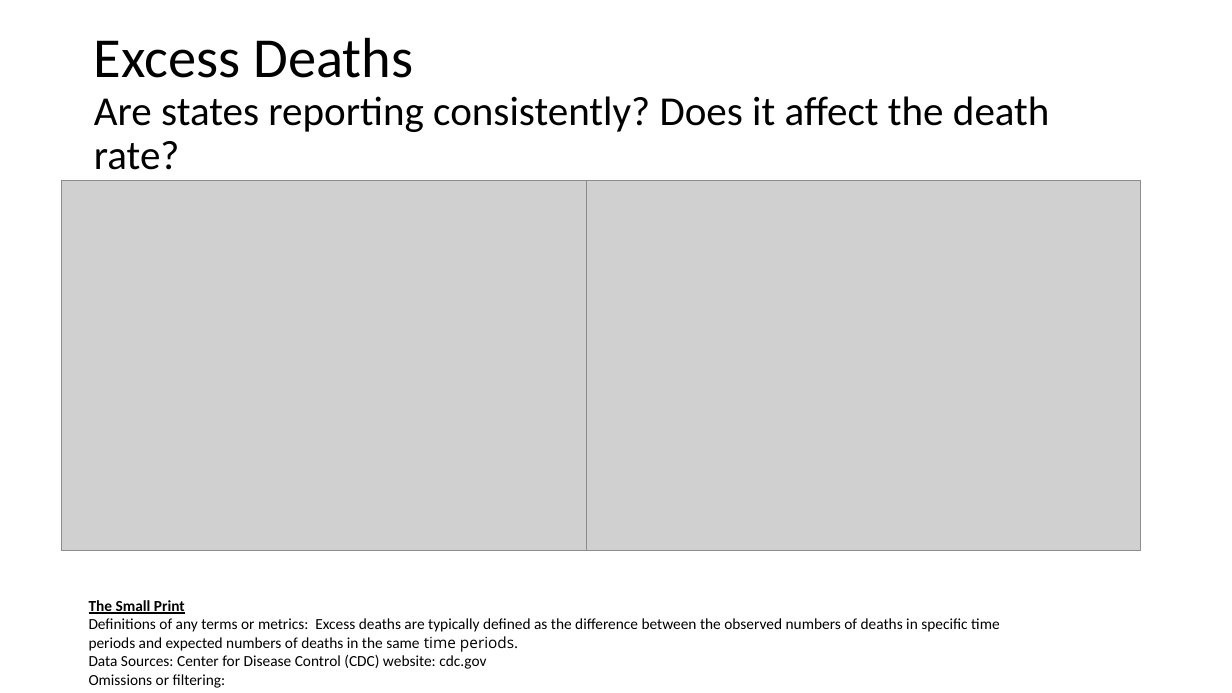
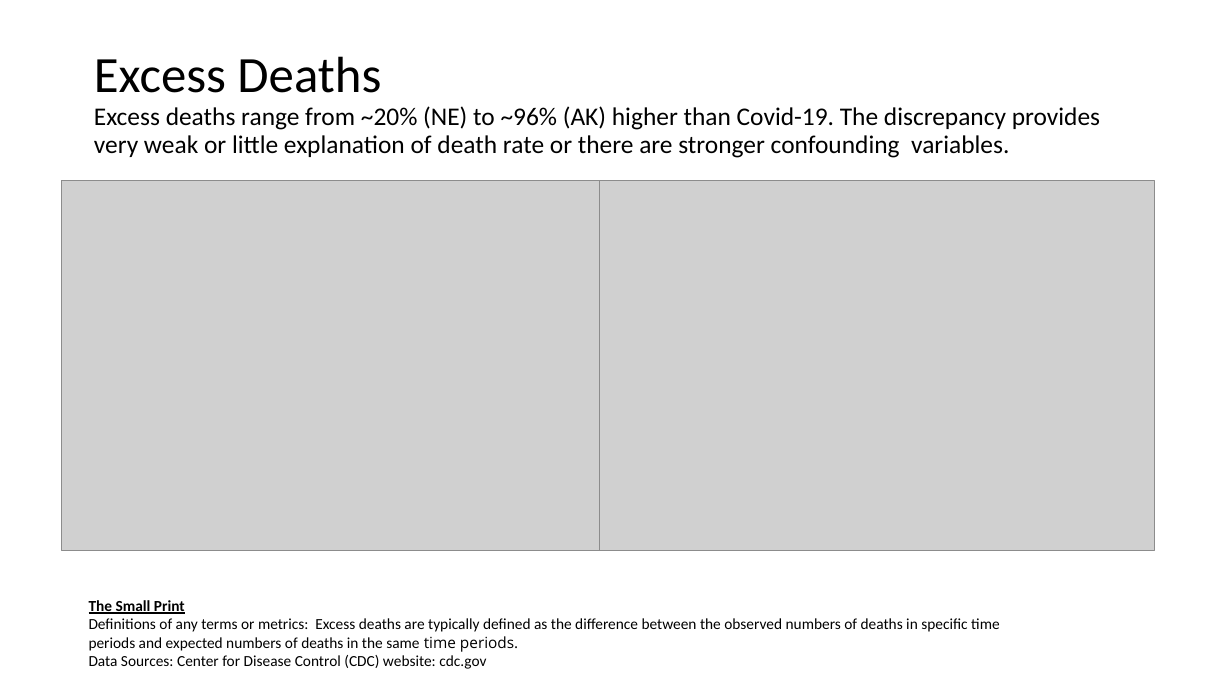
Before and after one commit to jenniecinelli/project_one, a slide deck: slide 7 of Folder0/Presentation.pptx. Drawn at 1232x693 pixels with LibreOffice and Linux fonts; fonts in the diff are those of the drawing; grey boxes stand for pictures. Boxes give left, top, right and bottom in pixels: in the first picture for what was removed or moved away, otherwise in the second. Text is boxed around its words. In the diff, an @@ line names an element or a change of style, - is before the commit and + after.

```diff
--- a/Folder0/Presentation.pptx
+++ b/Folder0/Presentation.pptx
@@ title at [94,56,1100,158]: text changed; size 32 to 19.8 pt @@
-Excess Deaths
-Are states reporting consistently? Does it affect the death rate?
+Excess Deaths
+Excess deaths range from ~20% (NE) to ~96% (AK) higher than Covid-19. The discrepancy provides very weak or little explanation of death rate or there are stronger confounding variables.
@@ picture: place and size @@
-picture at [587,181,1141,551]
+picture at [600,181,1154,551]
@@ text at [89,674,226,688]: paragraph removed @@
-Omissions or filtering:
```
Also in this commit, not shown: 12 other slides changed, 2 slides removed, 6 other files.
